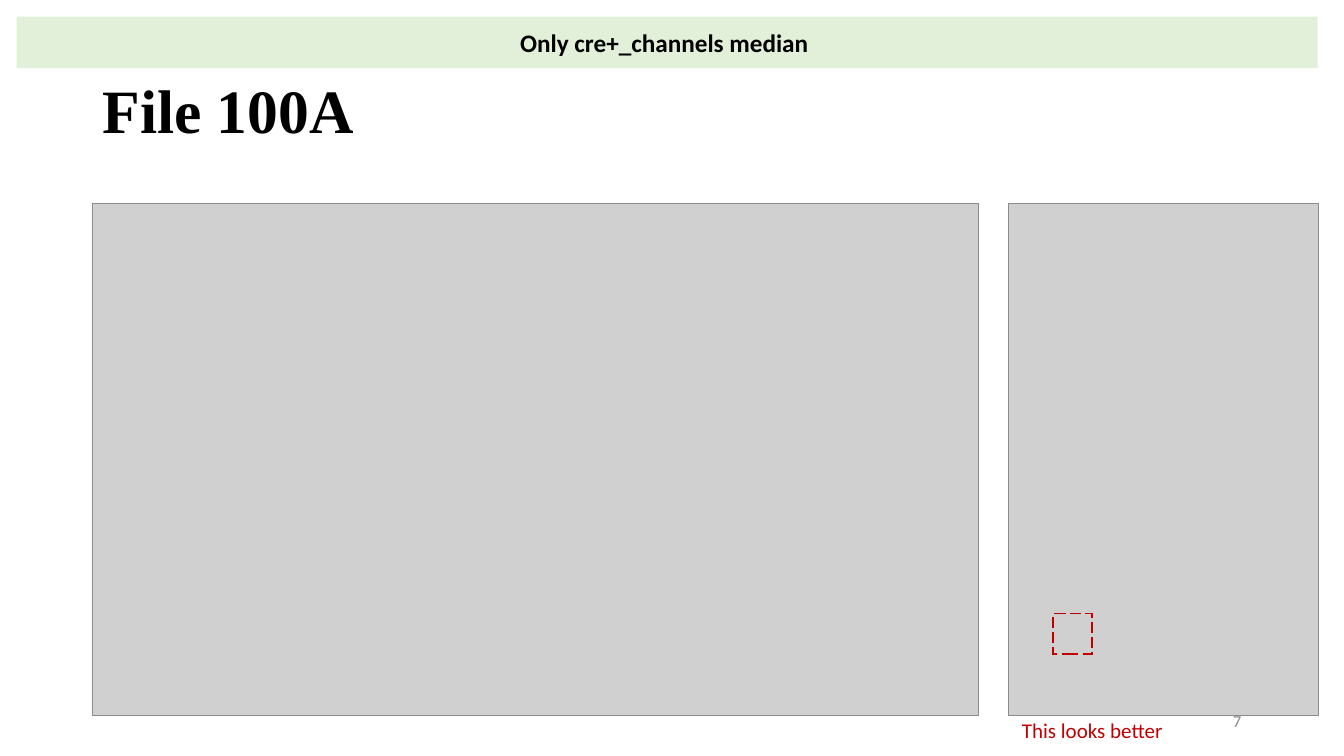
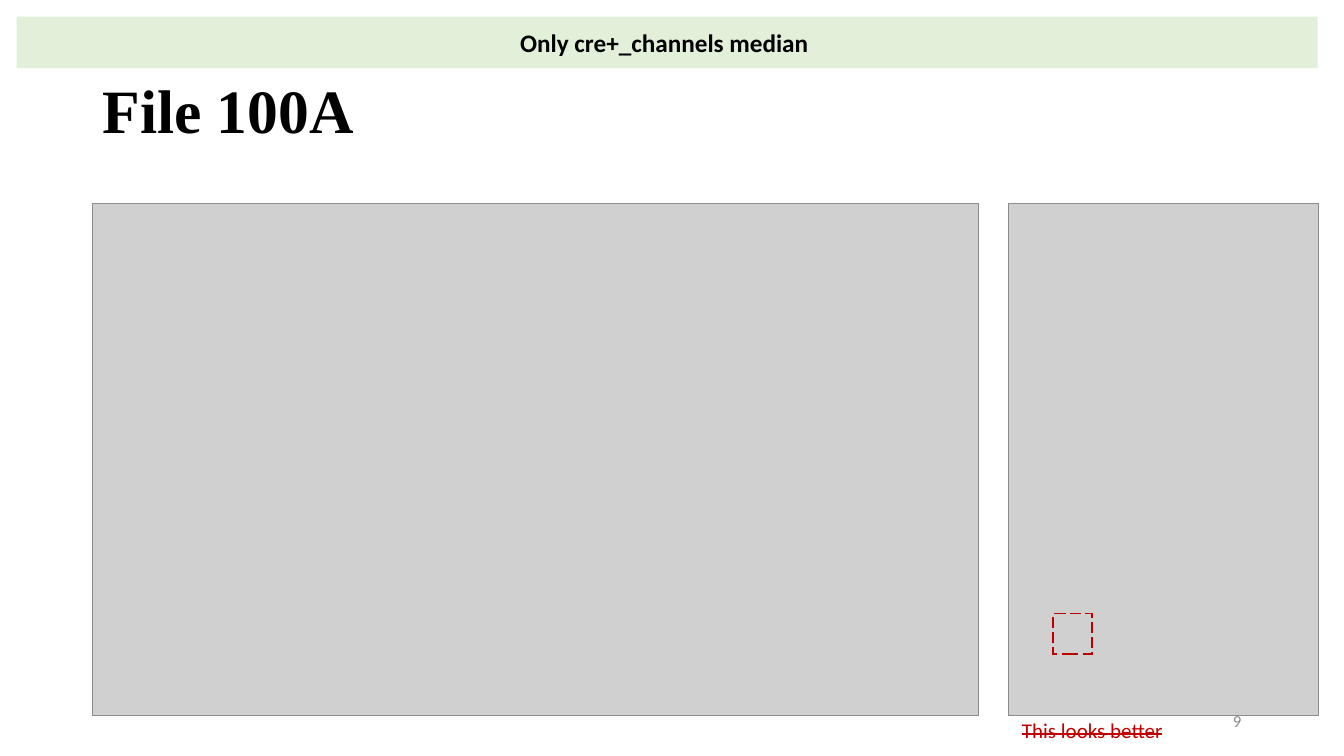
Before and after one commit to vinogradova-lab/cell-type-specific-proximity-labeling, a slide deck: slide 10 of docs/update_041223.pptx (slide 8 before the commit). Drawn at 1344x756 pixels with LibreOffice and Linux fonts; fonts in the diff are those of the drawing; grey boxes stand for pictures. Boxes give left, top, right and bottom in pixels: in the first picture for what was removed or moved away, otherwise in the second. Text is boxed around its words. In the diff, an @@ line names an element or a change of style, - is before the commit and + after.

```diff
--- a/docs/update_041223.pptx
+++ b/docs/update_041223.pptx
@@ text "This looks better" at (1022, 723, 1162, 738): strikethrough on @@
@@ page number at (1233, 714, 1241, 727): text changed @@
-7
+9
```
Also in this commit, not shown: 17 other slides changed, 5 slides added.
